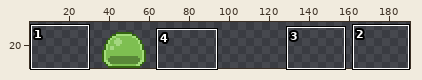
Sprite sheet: Resource/slime.png. Above: a wide view before the commit, with the close-up outlined.
Close-up. Earlier state:
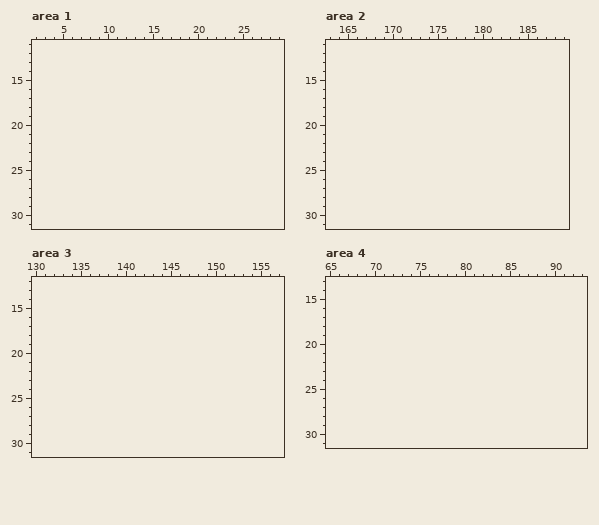
The file is 32x32 pixels. Shown: area 1: x 2..29, y 11..31; area 2: x 163..189, y 11..31; area 3: x 130..157, y 12..31; area 4: x 65..93, y 13..31. The old version is drawn lined up with the new one, on the new canvas. The wide view leaves out empty margins. The commit also changed other parts of the picture, which this record leaves out.
The result:
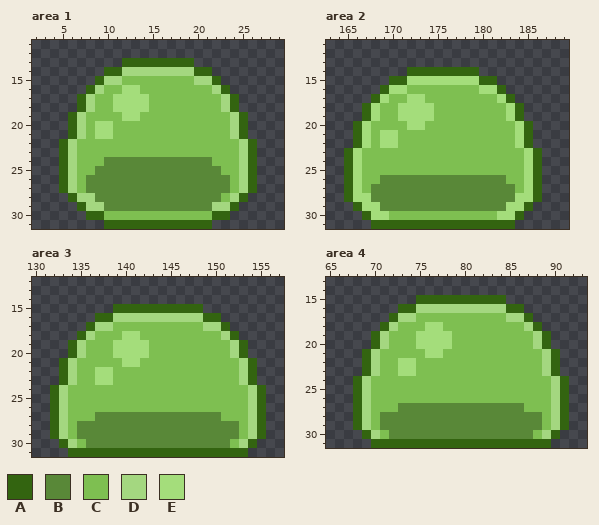
Palette (. is transparent): A #336410  B #598838  C #7ebf51  D #a4d780  E #a4dd7b
Edits made:
canvas 32x32 -> 192x32, the old top-left corner now at 32,0
--- area 1
@@ x 2..29 @@
 12 ............................
-13 ............................
-14 ............................
-15 ............................
-16 ............................
-17 ............................
-18 ............................
-19 ............................
-20 ............................
-21 ............................
-22 ............................
-23 ............................
-24 ............................
-25 ............................
-26 ............................
-27 ............................
-28 ............................
-29 ............................
-30 ............................
-31 ............................
+13 ..........AAAAAAAA..........
+14 ........AADDDDDDDDAA........
+15 .......ADDCCCCCCCCDDA.......
+16 ......ADCCEECCCCCCCCDA......
+17 .....ADCCEEEECCCCCCCCDA.....
+18 .....ADCCEEEECCCCCCCCDA.....
+19 ....ADCCCCEECCCCCCCCCCDA....
+20 ....ADCEECCCCCCCCCCCCCDA....
+21 ....ADCEECCCCCCCCCCCCCDA....
+22 ...ADCCCCCCCCCCCCCCCCCCDA...
+23 ...ADCCCCCCCCCCCCCCCCCCDA...
+24 ...ADCCCBBBBBBBBBBBBCCCDA...
+25 ...ADCCBBBBBBBBBBBBBBCCDA...
+26 ...ADCBBBBBBBBBBBBBBBBCDA...
+27 ...ADCBBBBBBBBBBBBBBBBCDA...
+28 ....ADDBBBBBBBBBBBBBBCDA....
+29 .....ADDBBBBBBBBBBBBDDA.....
+30 ......AACCCCCCCCCCCCAA......
+31 ........AAAAAAAAAAAA........
--- area 2
@@ x 163..189 @@
 13 ...........................
-14 ...........................
-15 ...........................
-16 ...........................
-17 ...........................
-18 ...........................
-19 ...........................
-20 ...........................
-21 ...........................
-22 ...........................
-23 ...........................
-24 ...........................
-25 ...........................
-26 ...........................
-27 ...........................
-28 ...........................
-29 ...........................
-30 ...........................
-31 ...........................
+14 .........AAAAAAAA..........
+15 .......AAEEEEEEEEAA........
+16 ......AEECCCCCCCCEEA.......
+17 .....AECCEECCCCCCCCEA......
+18 ....AECCEEEECCCCCCCCEA.....
+19 ....AECCEEEECCCCCCCCEA.....
+20 ...AECCCCEECCCCCCCCCCEA....
+21 ...AECEECCCCCCCCCCCCCEA....
+22 ...AECEECCCCCCCCCCCCCEA....
+23 ..AECCCCCCCCCCCCCCCCCCEA...
+24 ..AECCCCCCCCCCCCCCCCCCEA...
+25 ..AECCCCCCCCCCCCCCCCCCEA...
+26 ..AECCBBBBBBBBBBBBBBCCEA...
+27 ..AECBBBBBBBBBBBBBBBBCEA...
+28 ..AEEBBBBBBBBBBBBBBBBEEA...
+29 ...AEEBBBBBBBBBBBBBBEEA....
+30 ....AEECCCCCCCCCCCCEEA.....
+31 .....AAAAAAAAAAAAAAAA......
--- area 3
@@ x 130..157 @@
 14 ............................
-15 ............................
-16 ............................
-17 ............................
-18 ............................
-19 ............................
-20 ............................
-21 ............................
-22 ............................
-23 ............................
-24 ............................
-25 ............................
-26 ............................
-27 ............................
-28 ............................
-29 ............................
-30 ............................
-31 ............................
+15 .........AAAAAAAAAA.........
+16 .......AADDDDDDDDDDAA.......
+17 ......ADDCCCCCCCCCCDDA......
+18 .....ADCCCEECCCCCCCCCDA.....
+19 ....ADCCCEEEECCCCCCCCCDA....
+20 ....ADCCCEEEECCCCCCCCCDA....
+21 ...ADCCCCCEECCCCCCCCCCCDA...
+22 ...ADCCEECCCCCCCCCCCCCCDA...
+23 ...ADCCEECCCCCCCCCCCCCCDA...
+24 ..ADCCCCCCCCCCCCCCCCCCCCDA..
+25 ..ADCCCCCCCCCCCCCCCCCCCCDA..
+26 ..ADCCCCCCCCCCCCCCCCCCCCDA..
+27 ..ADCCCBBBBBBBBBBBBBBCCCDA..
+28 ..ADCBBBBBBBBBBBBBBBBBBCDA..
+29 ..ADCBBBBBBBBBBBBBBBBBBCDA..
+30 ...ADCBBBBBBBBBBBBBBBBCDA...
+31 ....AAAAAAAAAAAAAAAAAAAA....
--- area 4
@@ x 65..93 @@
 14 .............................
-15 .............................
-16 .............................
-17 .............................
-18 .............................
-19 .............................
-20 .............................
-21 .............................
-22 .............................
-23 .............................
-24 .............................
-25 .............................
-26 .............................
-27 .............................
-28 .............................
-29 .............................
-30 .............................
-31 .............................
+15 ..........AAAAAAAAAA.........
+16 ........AADDDDDDDDDDAA.......
+17 .......ADDCCCCCCCCCCDDA......
+18 ......ADCCCEECCCCCCCCCDA.....
+19 .....ADCCCEEEECCCCCCCCCDA....
+20 .....ADCCCEEEECCCCCCCCCDA....
+21 ....ADCCCCCEECCCCCCCCCCCDA...
+22 ....ADCCEECCCCCCCCCCCCCCDA...
+23 ....ADCCEECCCCCCCCCCCCCCDA...
+24 ...ADCCCCCCCCCCCCCCCCCCCCDA..
+25 ...ADCCCCCCCCCCCCCCCCCCCCDA..
+26 ...ADCCCCCCCCCCCCCCCCCCCCDA..
+27 ...ADCCCBBBBBBBBBBBBBBCCCDA..
+28 ...ADCBBBBBBBBBBBBBBBBBBCDA..
+29 ...ADCBBBBBBBBBBBBBBBBBBCDA..
+30 ....ADCBBBBBBBBBBBBBBBBCDA...
+31 .....AAAAAAAAAAAAAAAAAAAA....
